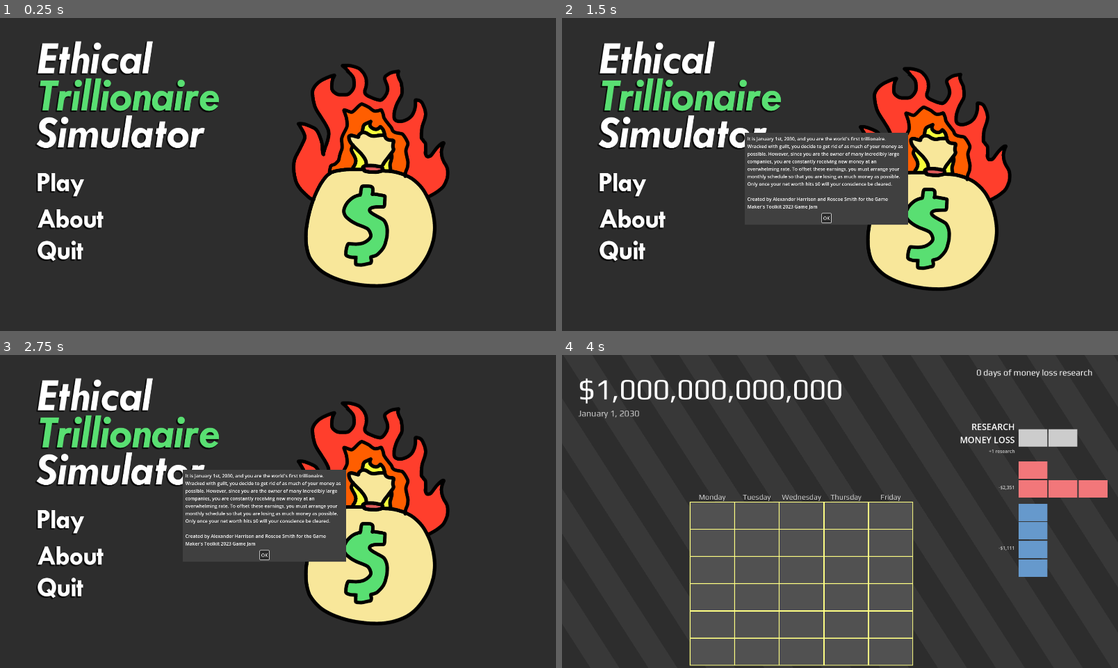
Above: before the commit, frames 1-4 (two rows, left to right).
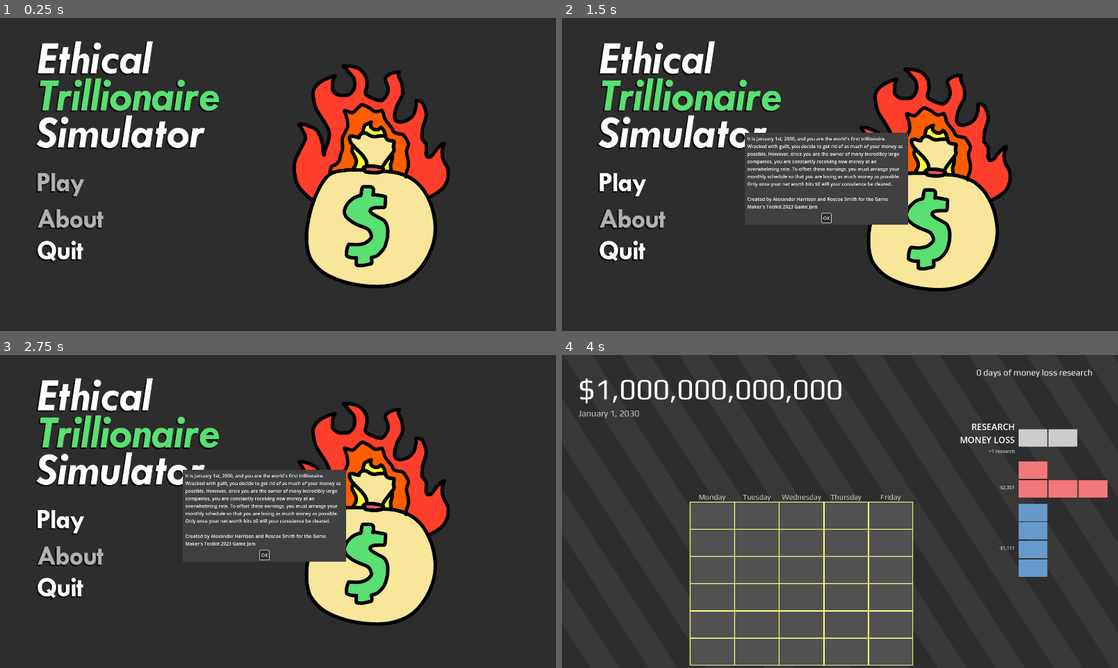
Above: after the commit, the same moments.

Repository: AlexanderHarrison/trillionaire
Game: Godot game, scene res://title/title_menu.tscn
Same seed, same stepped clock (60 frames per second), same inputs: the game is played once before the commit and once after it. This scene is started directly instead of the project's main scene.
Inputs (mouse positions are in pixels of both pictures, inside the frame that each line leads up to; where the layout moved, square brackets give the same spot in the first picture):
- Up to frame 1 (0.25 s): no input
- Up to frame 2 (1.5 s): click (634, 218) [689, 218] at 0.5 s; click (634, 187) [689, 187] at 1.25 s
- Up to frame 3 (2.75 s): click (72, 524) [127, 524] at 2 s
- Up to frame 4 (4 s): click "OK" at 2.75 s; click (634, 524) [689, 524] at 3.5 s

The runs differ from the first frame. In frame 1, 2.2% of the frame differs, in the area x 6-81%, y 14-87%; in frame 2, 1.7%; in frame 3, 1.7%; in frame 4, nothing differs.
Error in both runs: Attempt to call function 'call_on_date_update' in base 'null instance' on a null instance. (res://free_hour.gd:23)

Commit message:
title stuff

Diff:
--- a/title/about_button.gd
+++ b/title/about_button.gd
@@ -1,8 +1,16 @@
 extends Button
 
+var icon_h = preload("res://textures/about_text.png")
+var icon_n = preload("res://textures/about_text_highlighted.png")
 # Called when the node enters the scene tree for the first time.
 func _ready():
 	self.pressed.connect(self._button_pressed)
 
 func _button_pressed():
 	$about_text.visible = true
+
+func _on_mouse_entered():
+	icon = icon_h
+
+func _on_mouse_exited():
+	icon = icon_n
--- a/title/play_button.gd
+++ b/title/play_button.gd
@@ -1,9 +1,19 @@
 extends Button
 
+var icon_n = preload("res://textures/play_text.png")
+var icon_h = preload("res://textures/play_text_highlighted.png")
 
 # Called when the node enters the scene tree for the first time.
 func _ready():
+	icon = icon_n
 	self.pressed.connect(self._button_pressed)
 
 func _button_pressed():
 	get_tree().change_scene_to_file("res://root.tscn")
+
+func _on_mouse_entered():
+	icon = icon_h
+
+
+func _on_mouse_exited():
+	icon = icon_n
--- a/title/quit_button.gd
+++ b/title/quit_button.gd
@@ -1,9 +1,22 @@
 extends Button
+
+var icon_n = preload("res://textures/quit_text.png")
+#var icon_h = preload("res://textures/quit_text_highlighted.png")
+var icon_h = preload("res://textures/quit_text.png")
 
 
 # Called when the node enters the scene tree for the first time.
 func _ready():
+	self.icon = icon_n
 	self.pressed.connect(self._button_pressed)
 
 func _button_pressed():
 	get_tree().quit()
+
+
+func _on_mouse_entered():
+	icon = icon_h
+
+
+func _on_mouse_exited():
+	icon = icon_n
--- a/title/title_menu.tscn
+++ b/title/title_menu.tscn
@@ -1,9 +1,9 @@
 [gd_scene load_steps=13 format=3 uid="uid://cw3isycufrwts"]
 
 [ext_resource type="Texture2D" uid="uid://bk4j8e0jdkxw3" path="res://textures/title_text.png" id="1_dlqy0"]
-[ext_resource type="Texture2D" uid="uid://jos6rrqapp8v" path="res://textures/play_text_highlighted.png" id="2_1aguw"]
+[ext_resource type="Texture2D" uid="uid://dm5ybiglaumtr" path="res://textures/play_text.png" id="2_30jc7"]
 [ext_resource type="Script" path="res://title/play_button.gd" id="3_vp6b5"]
-[ext_resource type="Texture2D" uid="uid://bbenstwr74mfr" path="res://textures/about_text.png" id="4_xf61o"]
+[ext_resource type="Texture2D" uid="uid://clepd5iuabxxe" path="res://textures/about_text_highlighted.png" id="4_ogh6v"]
 [ext_resource type="Script" path="res://title/about_button.gd" id="5_34hp0"]
 [ext_resource type="Texture2D" uid="uid://cp6vqkwaumd0s" path="res://textures/quit_text.png" id="6_6myji"]
 [ext_resource type="Script" path="res://title/quit_button.gd" id="7_mcwuw"]
@@ -16,10 +16,38 @@
 
 [sub_resource type="StyleBoxEmpty" id="StyleBoxEmpty_kfi35"]
 
-[node name="title_menu" type="MarginContainer"]
+[node name="Node2D" type="Node2D"]
+
+[node name="play_rect" type="ColorRect" parent="."]
+visible = false
+offset_left = 104.0
+offset_top = 512.0
+offset_right = 310.0
+offset_bottom = 634.0
+color = Color(0.317647, 0.317647, 0.317647, 1)
+
+[node name="play_rect2" type="ColorRect" parent="."]
+visible = false
+offset_left = 104.0
+offset_top = 646.0
+offset_right = 378.0
+offset_bottom = 745.0
+color = Color(0.317647, 0.317647, 0.317647, 1)
+
+[node name="play_rect3" type="ColorRect" parent="."]
+visible = false
+offset_left = 104.0
+offset_top = 758.0
+offset_right = 309.0
+offset_bottom = 859.0
+color = Color(0.317647, 0.317647, 0.317647, 1)
+
+[node name="title_menu" type="MarginContainer" parent="."]
 anchors_preset = 15
 anchor_right = 1.0
 anchor_bottom = 1.0
+offset_right = 1924.0
+offset_bottom = 1085.0
 grow_horizontal = 2
 grow_vertical = 2
 theme_override_constants/margin_left = 120
@@ -27,39 +55,42 @@
 theme_override_constants/margin_right = 120
 theme_override_constants/margin_bottom = 80
 
-[node name="HBoxContainer" type="HBoxContainer" parent="."]
+[node name="HBoxContainer" type="HBoxContainer" parent="title_menu"]
 layout_mode = 2
 
-[node name="VBoxContainer" type="VBoxContainer" parent="HBoxContainer"]
+[node name="VBoxContainer" type="VBoxContainer" parent="title_menu/HBoxContainer"]
 custom_minimum_size = Vector2(500, 0)
 layout_mode = 2
 theme_override_constants/separation = 75
 
-[node name="title_text" type="TextureRect" parent="HBoxContainer/VBoxContainer"]
+[node name="title_text" type="TextureRect" parent="title_menu/HBoxContainer/VBoxContainer"]
 layout_mode = 2
 texture = ExtResource("1_dlqy0")
 stretch_mode = 2
 
-[node name="MenuOptions" type="VBoxContainer" parent="HBoxContainer/VBoxContainer"]
+[node name="HBoxContainer" type="HBoxContainer" parent="title_menu/HBoxContainer/VBoxContainer"]
+layout_mode = 2
+
+[node name="MenuOptions" type="VBoxContainer" parent="title_menu/HBoxContainer/VBoxContainer/HBoxContainer"]
 layout_mode = 2
 size_flags_vertical = 3
 theme_override_constants/separation = 30
 
-[node name="play_button" type="Button" parent="HBoxContainer/VBoxContainer/MenuOptions"]
+[node name="play_button" type="Button" parent="title_menu/HBoxContainer/VBoxContainer/HBoxContainer/MenuOptions"]
 layout_mode = 2
 theme_override_styles/focus = SubResource("StyleBoxEmpty_5rqdu")
-icon = ExtResource("2_1aguw")
+icon = ExtResource("2_30jc7")
 flat = true
 script = ExtResource("3_vp6b5")
 
-[node name="about_button" type="Button" parent="HBoxContainer/VBoxContainer/MenuOptions"]
+[node name="about_button" type="Button" parent="title_menu/HBoxContainer/VBoxContainer/HBoxContainer/MenuOptions"]
 layout_mode = 2
 theme_override_styles/focus = SubResource("StyleBoxEmpty_iaklf")
-icon = ExtResource("4_xf61o")
+icon = ExtResource("4_ogh6v")
 flat = true
 script = ExtResource("5_34hp0")
 
-[node name="about_text" type="AcceptDialog" parent="HBoxContainer/VBoxContainer/MenuOptions/about_button"]
+[node name="about_text" type="AcceptDialog" parent="title_menu/HBoxContainer/VBoxContainer/HBoxContainer/MenuOptions/about_button"]
 title = ""
 position = Vector2i(632, 397)
 size = Vector2i(563, 317)
@@ -73,19 +104,29 @@
 Created by Alexander Harrison and Roscoe Smith for the Game Maker's Toolkit 2023 Game Jam"
 dialog_autowrap = true
 
-[node name="quit_button" type="Button" parent="HBoxContainer/VBoxContainer/MenuOptions"]
+[node name="quit_button" type="Button" parent="title_menu/HBoxContainer/VBoxContainer/HBoxContainer/MenuOptions"]
 layout_mode = 2
 theme_override_styles/focus = SubResource("StyleBoxEmpty_kfi35")
 icon = ExtResource("6_6myji")
 flat = true
 script = ExtResource("7_mcwuw")
 
-[node name="CenterContainer" type="CenterContainer" parent="HBoxContainer"]
+[node name="MarginContainer" type="MarginContainer" parent="title_menu/HBoxContainer/VBoxContainer/HBoxContainer"]
+layout_mode = 2
+
+[node name="CenterContainer" type="CenterContainer" parent="title_menu/HBoxContainer"]
 layout_mode = 2
 size_flags_horizontal = 6
 size_flags_vertical = 4
 
-[node name="title_image" type="TextureRect" parent="HBoxContainer/CenterContainer"]
+[node name="title_image" type="TextureRect" parent="title_menu/HBoxContainer/CenterContainer"]
 layout_mode = 2
 texture = ExtResource("8_li8s6")
 script = ExtResource("9_ayyh2")
+
+[connection signal="mouse_entered" from="title_menu/HBoxContainer/VBoxContainer/HBoxContainer/MenuOptions/play_button" to="title_menu/HBoxContainer/VBoxContainer/HBoxContainer/MenuOptions/play_button" method="_on_mouse_entered"]
+[connection signal="mouse_exited" from="title_menu/HBoxContainer/VBoxContainer/HBoxContainer/MenuOptions/play_button" to="title_menu/HBoxContainer/VBoxContainer/HBoxContainer/MenuOptions/play_button" method="_on_mouse_exited"]
+[connection signal="mouse_entered" from="title_menu/HBoxContainer/VBoxContainer/HBoxContainer/MenuOptions/about_button" to="title_menu/HBoxContainer/VBoxContainer/HBoxContainer/MenuOptions/about_button" method="_on_mouse_entered"]
+[connection signal="mouse_exited" from="title_menu/HBoxContainer/VBoxContainer/HBoxContainer/MenuOptions/about_button" to="title_menu/HBoxContainer/VBoxContainer/HBoxContainer/MenuOptions/about_button" method="_on_mouse_exited"]
+[connection signal="mouse_entered" from="title_menu/HBoxContainer/VBoxContainer/HBoxContainer/MenuOptions/quit_button" to="title_menu/HBoxContainer/VBoxContainer/HBoxContainer/MenuOptions/quit_button" method="_on_mouse_entered"]
+[connection signal="mouse_exited" from="title_menu/HBoxContainer/VBoxContainer/HBoxContainer/MenuOptions/quit_button" to="title_menu/HBoxContainer/VBoxContainer/HBoxContainer/MenuOptions/quit_button" method="_on_mouse_exited"]
